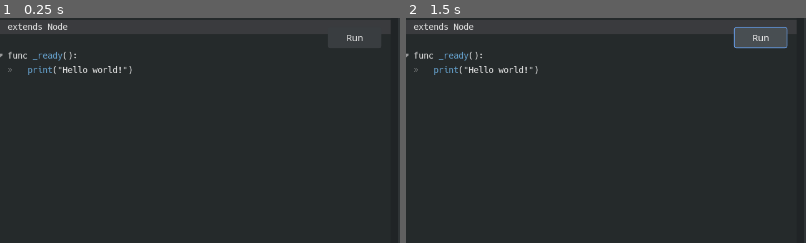
Above: before the commit, frames 1-2 (left to right).
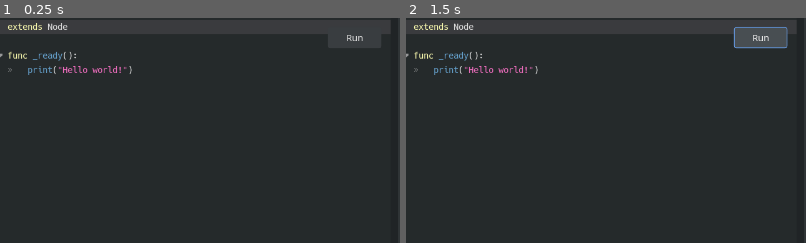
Above: after the commit, the same moments.

Repository: gdscript-online/gdscript-online.github.io
Game: Godot game, scene res://main.tscn
Two runs of this game, one before a commit and one after it. Both use one fixed random seed, a clock stepped at 60 frames per second and the inputs below.
Inputs:
- Up to frame 1 (0.25 s): no input
- Up to frame 2 (1.5 s): click "Run" at 0.5 s; click "Run" at 1.25 s
The pictures show only the part of the screen within x 2-52%, y 0-50%; the shares and areas given below are measured in that part.

The runs differ from the first frame. In frame 1, 0.3% of the frame differs, in the area x 2-32%, y 2-25%; in frame 2, 0.3%.

Commit message:
Highlight keywords and strings in GDScript syntax highlighting

Diff:
--- a/script_editor.gd
+++ b/script_editor.gd
@@ -26,6 +26,64 @@
 	"printraw (": "self.printraw (",
 }
 
+# Taken from the Default (Godot 2.x-like) script editor theme.
+# https://github.com/godotengine/godot/blob/4ea73633047e5b52dee38ffe0b958f60e859d5b7/editor/editor_settings.cpp#L785-L822
+const KEYWORD_COLOR := Color(1.0, 1.0, 0.7)
+const STRING_COLOR := Color(0.94, 0.43, 0.75)
+
+# All reserved words in GDScript.
+const KEYWORDS := [
+	# Operators.
+	"and",
+	"in",
+	"not",
+	"or",
+	# Types and values.
+	"false",
+	"float",
+	"int",
+	"bool",
+	"null",
+	"PI",
+	"TAU",
+	"INF",
+	"NAN",
+	"self",
+	"true",
+	"void",
+	# Functions.
+	"as",
+	"assert",
+	"await",
+	"breakpoint",
+	"class",
+	"class_name",
+	"extends",
+	"is",
+	"func",
+	"preload",
+	"signal",
+	"super",
+	"trait",
+	"yield",
+	# Variables.
+	"const",
+	"enum",
+	"static",
+	"var",
+	# Control flow.
+	"break",
+	"continue",
+	"if",
+	"elif",
+	"else",
+	"for",
+	"pass",
+	"return",
+	"match",
+	"while",
+]
+
 # Implement `print()` functions in the script for use with the output panel
 # This must be done because built-in `print()` functions' output cannot be redirected
 var print_func_template := """
@@ -48,6 +106,13 @@
 var script_shim := ""
 
 func _ready() -> void:
+	# Add in the missing bits of syntax highlighting for GDScript.
+	for keyword in KEYWORDS:
+		add_keyword_color(keyword, KEYWORD_COLOR)
+
+	add_color_region('"', '"', STRING_COLOR, false)
+	add_color_region("'", "'", STRING_COLOR, false)
+
 	# Generate printing functions
 	for print_func in print_funcs:
 		script_shim += print_func_template.format({
